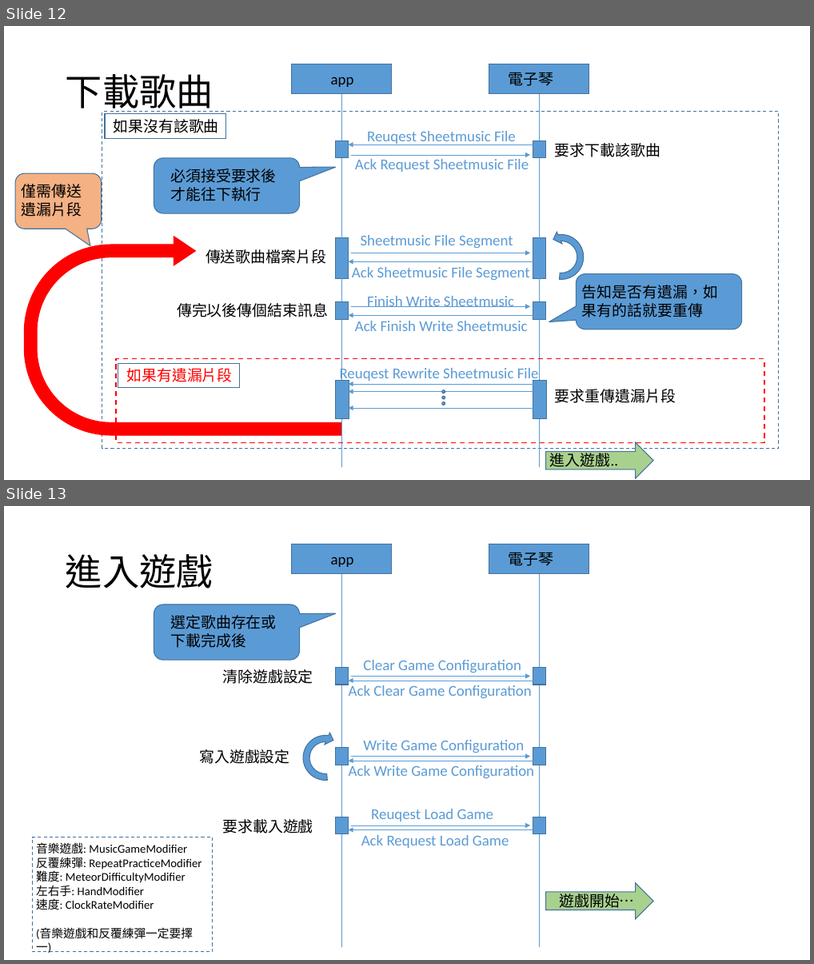
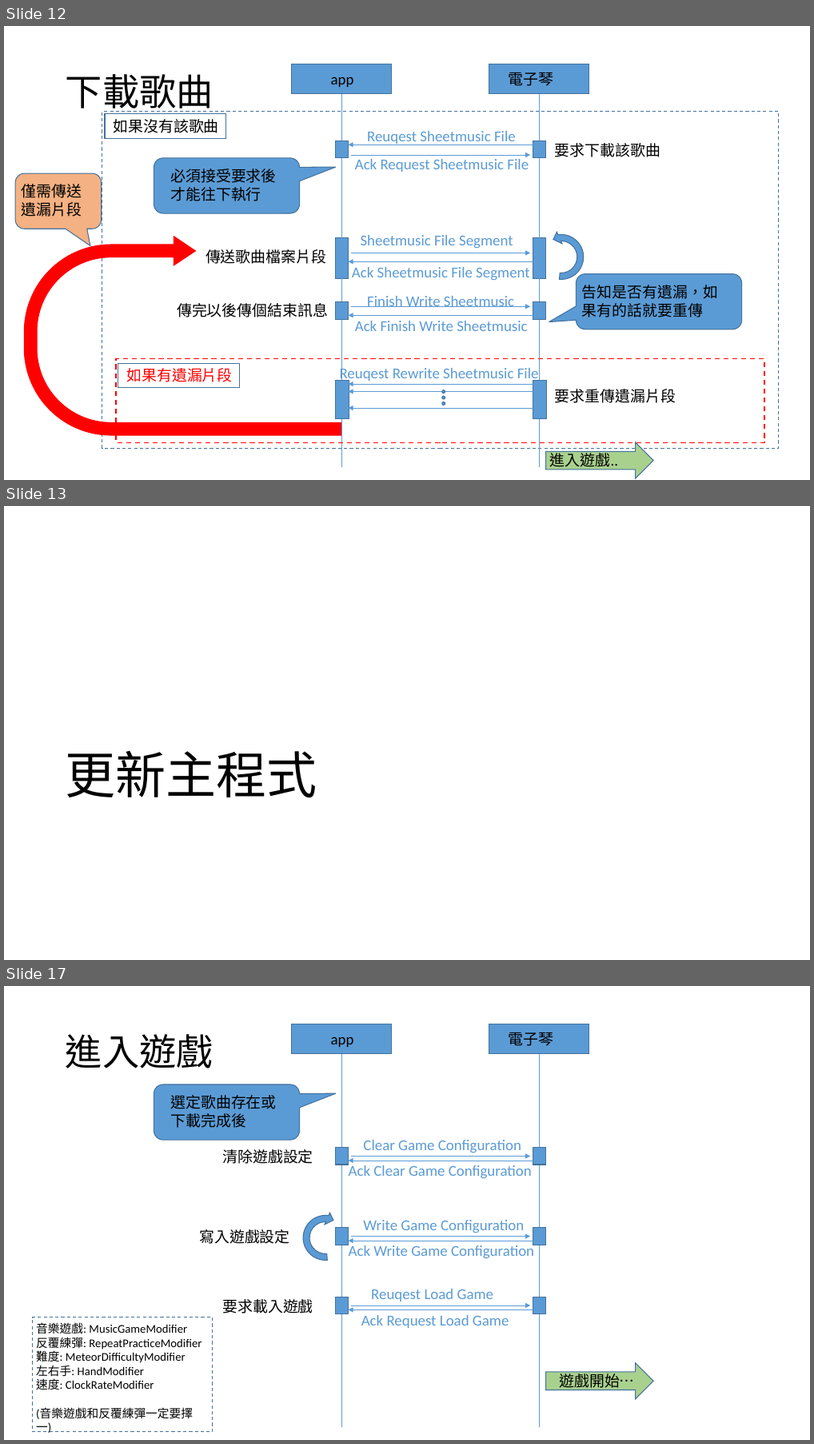
Before and after one commit to lisyaoran51/MeteoKB2, a slide deck: 藍芽溝通方式_20210514.pptx. Shown one above the other, each under a label of ours: slides 12 and 13 before the commit, slides 12, 13 and 17 after it; the slides between them are not shown. The pictures are 814x964 and 814x1444 pixels, drawn with LibreOffice and Linux fonts; fonts in the diff are those of the drawing. Boxes give left, top, right and bottom in pixels: in the first picture for what was removed or moved away, otherwise in the second. Text is boxed around its words. In the diff, an @@ line names an element or a change of style, - is before the commit and + after.

```diff
--- a/藍芽溝通方式_20210514.pptx
+++ b/藍芽溝通方式_20210514.pptx
@@ slide 13 added at bbox=[4, 506, 810, 960], background #FFFFFF @@
@@ title added at bbox=[65, 751, 317, 797], 60 pt, text #000000 @@
+更新主程式
@@ what was slide 13 is now slide 17 @@
```
Also in this commit, not shown: 2 slides changed, 3 other slides added, 8 other files.
